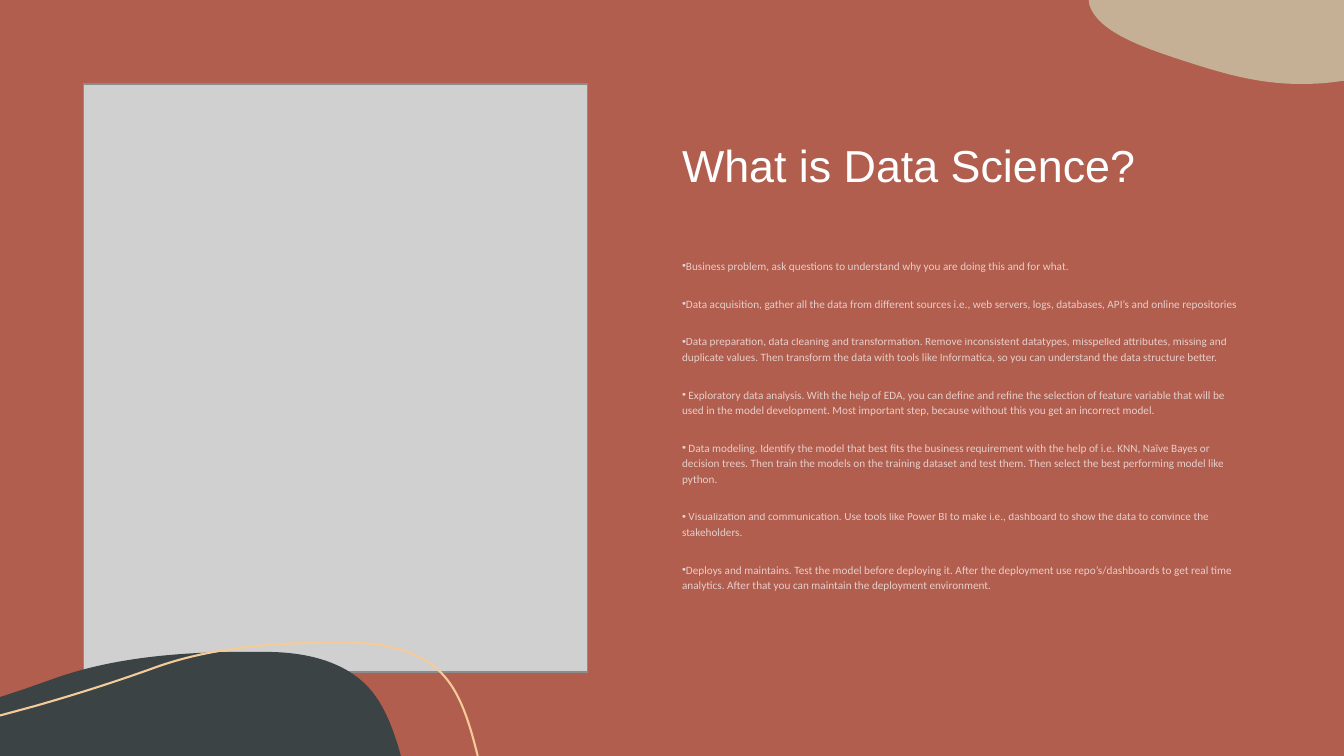
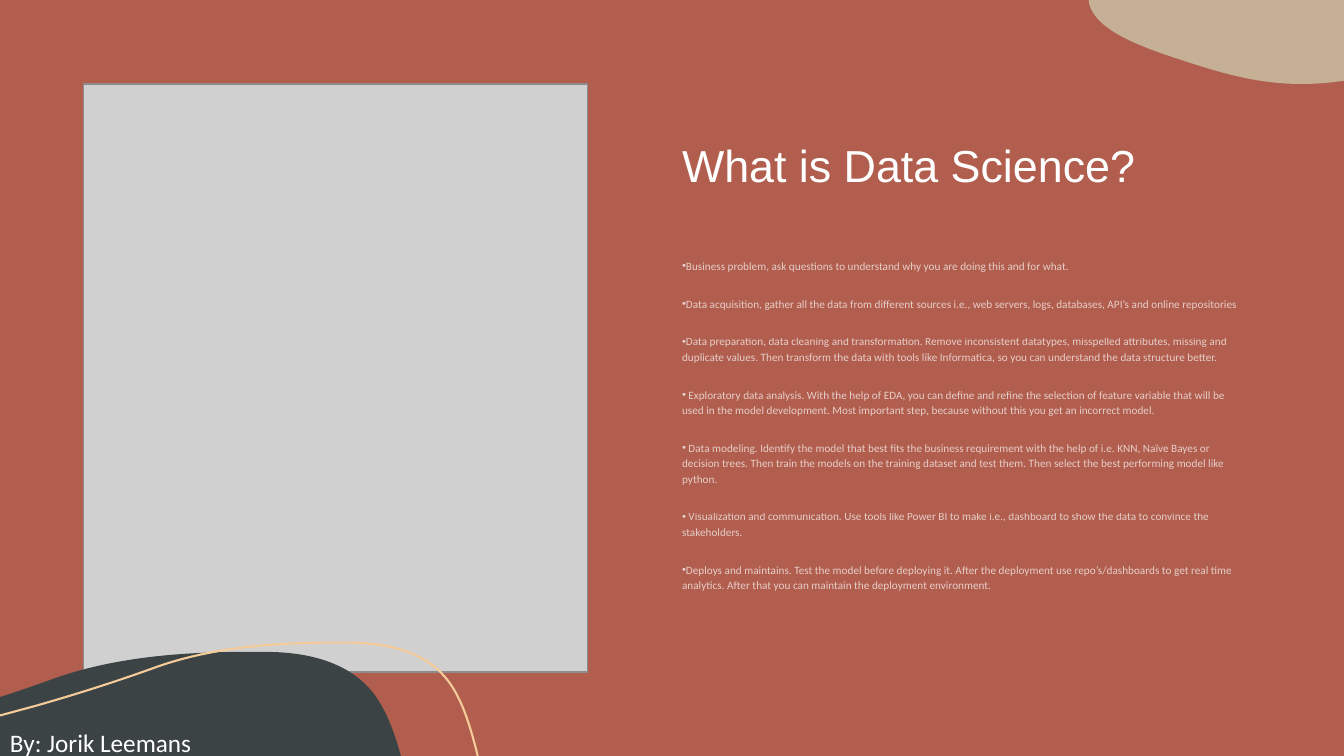
Before and after one commit to JorikLeemans/Portfolio, a slide deck: slide 1 of What is Data Science.pptx. Drawn at 1344x756 pixels with LibreOffice and Linux fonts; fonts in the diff are those of the drawing; grey boxes stand for pictures. Boxes give left, top, right and bottom in pixels: in the first picture for what was removed or moved away, otherwise in the second. Text is boxed around its words. In the diff, an @@ line names an element or a change of style, - is before the commit and + after.

```diff
--- a/What is Data Science.pptx
+++ b/What is Data Science.pptx
@@ text added at [10, 734, 191, 756], 18 pt, text #FFFFFF @@
+By: Jorik Leemans
```
